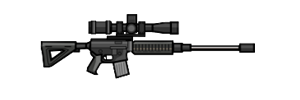
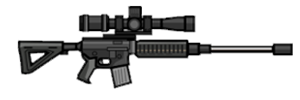
Layered file, before and after one edit (300×100). Changes by layer:
added layer "Слой 5" above "Слой 3" over [17, 5, 293, 89]
hid "Слой 3" over [40, 14, 255, 79]
